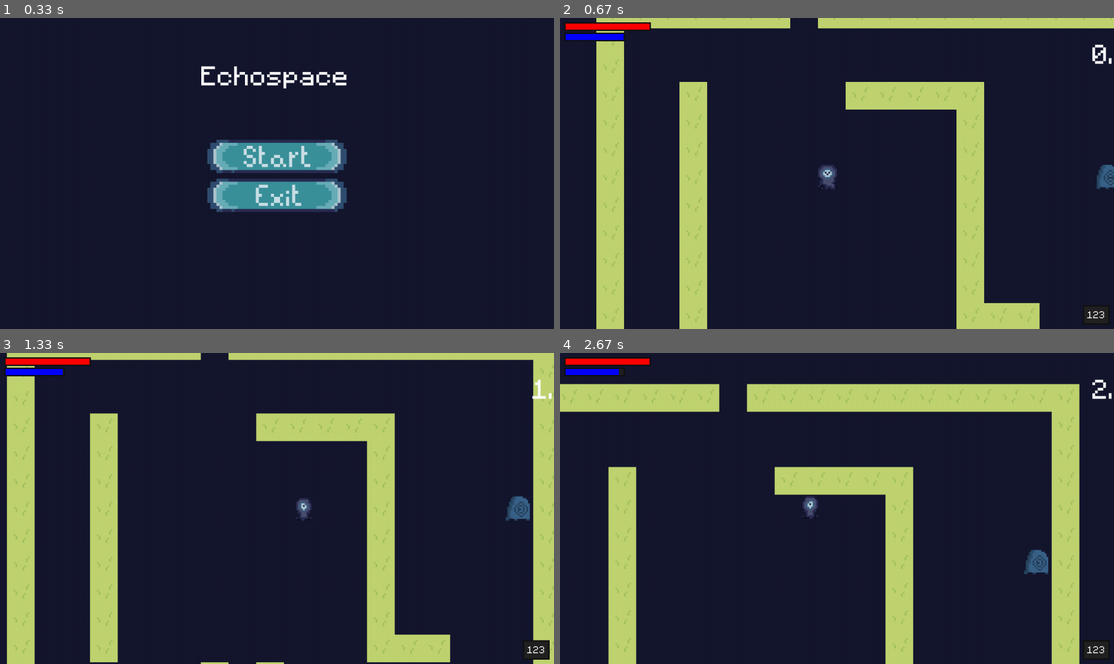
Above: before the commit, frames 1-4 (two rows, left to right).
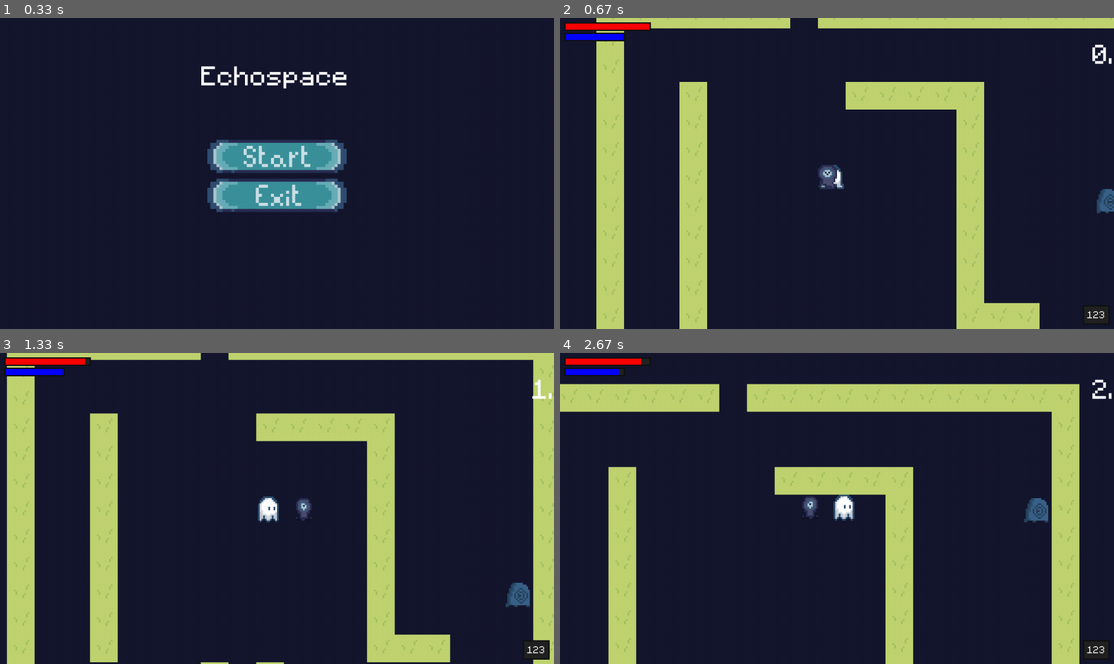
Above: after the commit, the same moments.

Repository: SushiOnToast/pygame-community-spring-jam-2025
Game: pygame game, started from code/main.py
Same seed, same stepped clock (60 frames per second), same inputs: the game is played once before the commit and once after it.
Inputs (mouse positions are in pixels of both pictures, inside the frame that each line leads up to):
- Up to frame 1 (0.33 s): no input
- Up to frame 2 (0.67 s): click (837, 154) at 0.38 s
- Up to frame 3 (1.33 s): tap Space at 0.67 s; hold D from 1 s (still down)
- Up to frame 4 (2.67 s): release D at 1.47 s; hold W 1.5-1.8 s; hold D 1.83-2.3 s; hold A from 2.33 s (still down)

Frame 1 is identical in both runs. In frame 2, 0.5% of the frame differs, in the area x 46-100%, y 47-63%; in frame 3, 0.9%; in frame 4, 0.9%, in the area x 14-89%, y 1-72%.

Commit message:
added anemy atributes

Diff:
--- a/code/enemy.py
+++ b/code/enemy.py
@@ -25,6 +25,11 @@
         self.source_path = monster_info['sprite_path']
 
         self.direction = pygame.math.Vector2()
+
+        self.vertical_direction = 1  # 1 means down, -1 means up
+        self.vertical_speed = 1
+        self.max_float_range = 50  # max pixels to move up/down from original position
+        self.float_origin = pos[1]
 
         #graphics setup
         #self.import_graphics(monster_name)
@@ -75,8 +80,17 @@
         #this one needs tweaking
         if self.status == 'up_idle': #supposed to be right
             print('attack')
-        elif self.status == 'right': #supposed to be left
+        elif self.status == 'right' and self.monster_name == 'stalker': #supposed to be left
             self.direction = self.get_player_distance_direction(player)[1]
+        elif self.status == 'right' and self.monster_name == 'blind':
+            self.direction.x = 0
+            self.direction.y = self.vertical_direction
+
+            # Reverse direction at bounds
+            if self.rect.y > self.float_origin + self.max_float_range:
+                self.vertical_direction = -1  # go up
+            elif self.rect.y < self.float_origin - self.max_float_range:
+                self.vertical_direction = 1  # go down
         else:
             self.direction = pygame.math.Vector2()
 
--- a/code/level.py
+++ b/code/level.py
@@ -36,9 +36,9 @@
           Tile((x, y), [self.visible_sprites, self.obstacle_sprites], "test")
         if col == 'p' :
           self.player = Player((x, y), [self.visible_sprites], self.obstacle_sprites, self.cover_surf)
-        elif col == 'e':
+        elif col == 's':
           Enemy('stalker', (x, y), [self.visible_sprites],self.obstacle_sprites)
-        elif col == 's':
+        elif col == 'b':
           Enemy('blind', (x, y), [self.visible_sprites], self.obstacle_sprites)
 
 
--- a/code/settings.py
+++ b/code/settings.py
@@ -39,7 +39,7 @@
 #enemy
 monster_data = {
     'stalker':{'health':100,'exp': 100,'damage':2,'attack_type':'poop','attack_sound':'graphics/audio/fart-with-reverb-39675.mp3','sprite_path': 'graphics/player/Untitled_Artwork 12.png','speed':1,'resistance':3,'attack_radius':80,'notice_radius':360},
-    'blind': {'health':100,'exp': 100,'damage':2,'attack_type':'poop','attack_sound':'graphics/audio/fart-with-reverb-39675.mp3','sprite_path': 'graphics/player/Untitled_Artwork 11.png','speed':1,'resistance':3,'attack_radius':80,'notice_radius':360}
+    'blind': {'health':100,'exp': 100,'damage':2,'attack_type':'poop','attack_sound':'graphics/audio/fart-with-reverb-39675.mp3','sprite_path': 'graphics/player/Untitled_Artwork 11.png','speed':1,'resistance':3,'attack_radius':360,'notice_radius':360}
 }
 
 
@@ -70,8 +70,8 @@
         ' ', ' ', ' ', ' ', ' ', 'x'
     ],
     [
-        'x', ' ', ' ', 'x', ' ', ' ', ' ', ' ', 'p', 'b', ' ', ' ', ' ', 'x',
-        ' ', ' ', ' ', ' ', 's', 'x'
+        'x', ' ', ' ', 'x', ' ', ' ', ' ', ' ', 'p', 's', ' ', ' ', ' ', 'x',
+        ' ', ' ', ' ', ' ', 'b', 'x'
     ],
     [
         'x', ' ', ' ', 'x', ' ', ' ', ' ', ' ', ' ', ' ', ' ', ' ', ' ', 'x',
